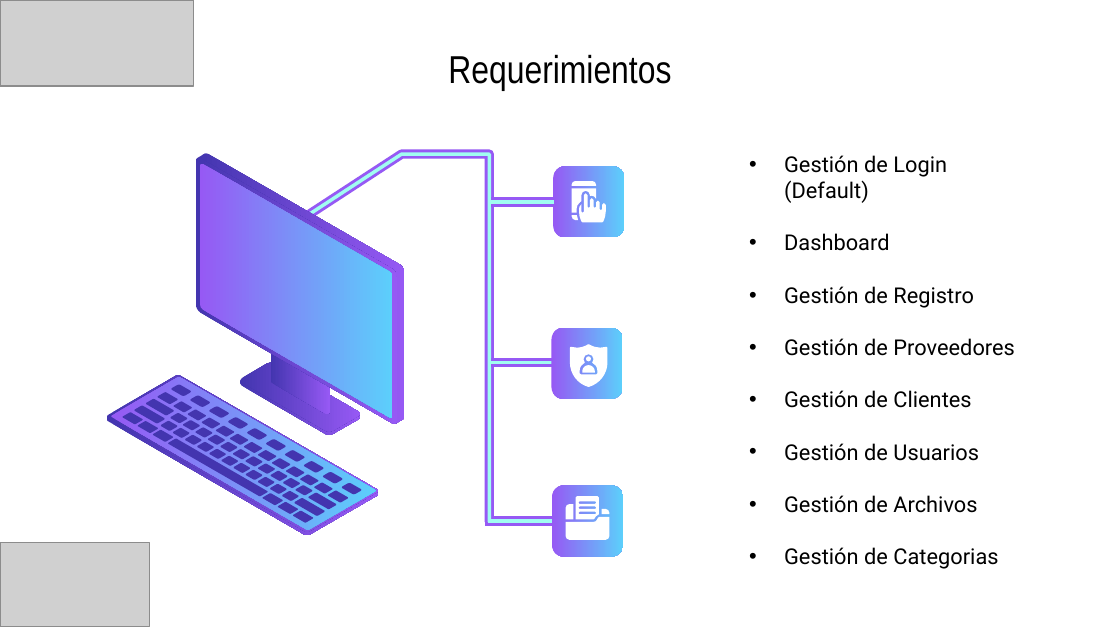
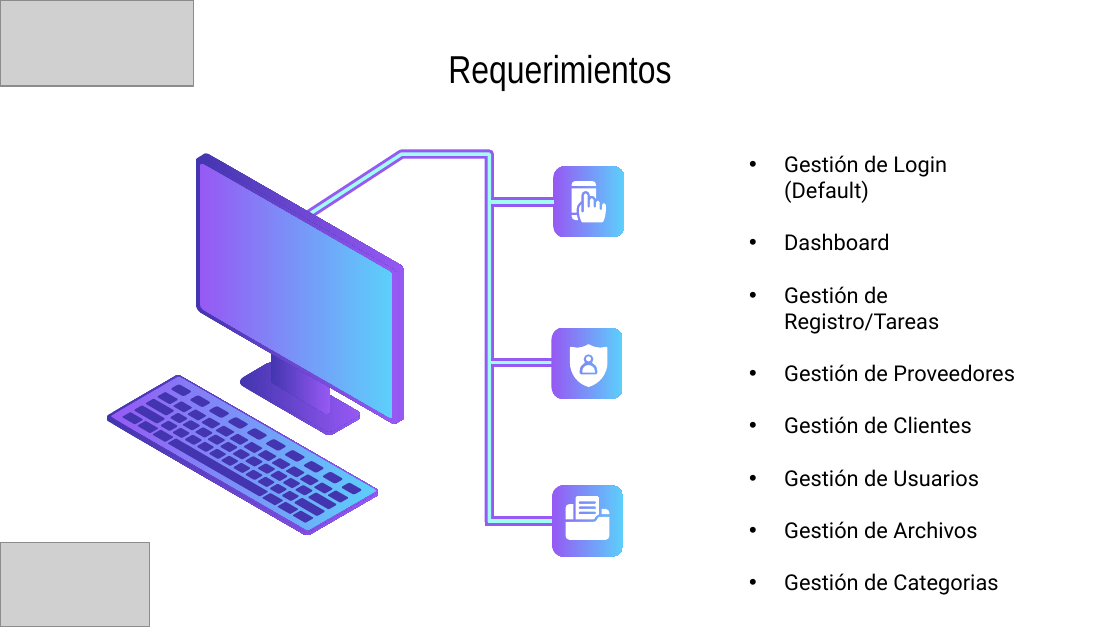
Before and after one commit to jasonmoyaB/proyectoFinalBD, a slide deck: slide 6 of Grupo4_SC504_VT_Entrega_Final.pptx. Drawn at 1120x630 pixels with LibreOffice and Linux fonts; fonts in the diff are those of the drawing; grey boxes stand for pictures. Boxes give left, top, right and bottom in pixels: in the first picture for what was removed or moved away, otherwise in the second. Text is boxed around its words. In the diff, an @@ line names an element or a change of style, - is before the commit and + after.

Commit message:
tareas R

```diff
--- a/Grupo4_SC504_VT_Entrega_Final.pptx
+++ b/Grupo4_SC504_VT_Entrega_Final.pptx
@@ text at (x1=784, y1=286, x2=939, y2=334): text changed @@
-• Gestión de Registro
+• Gestión de Registro/Tareas
```
Also in this commit, not shown: 12 other files.
